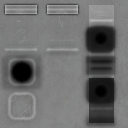
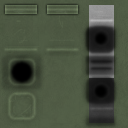
Revision of a layered w=128, h=128 image; what changed, layer by layer:
showed "Layer 2", painted on it over (0, 0, 128, 128)
